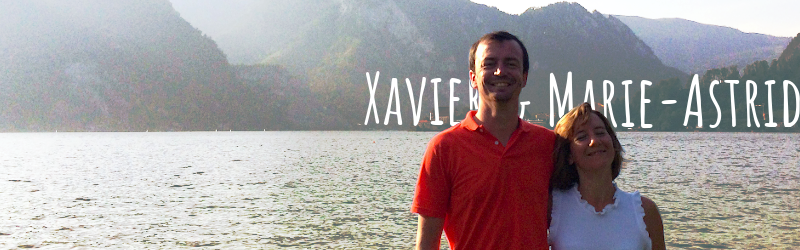
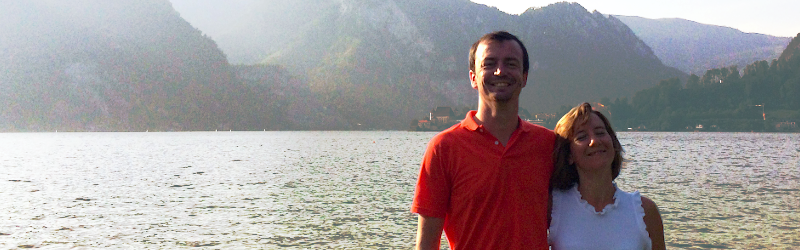
Before/after of a w=800, h=250 layered artwork. What changed in the layer stack:
removed layer "Xavier & Marie-Astrid" over box(364, 71, 800, 128)
